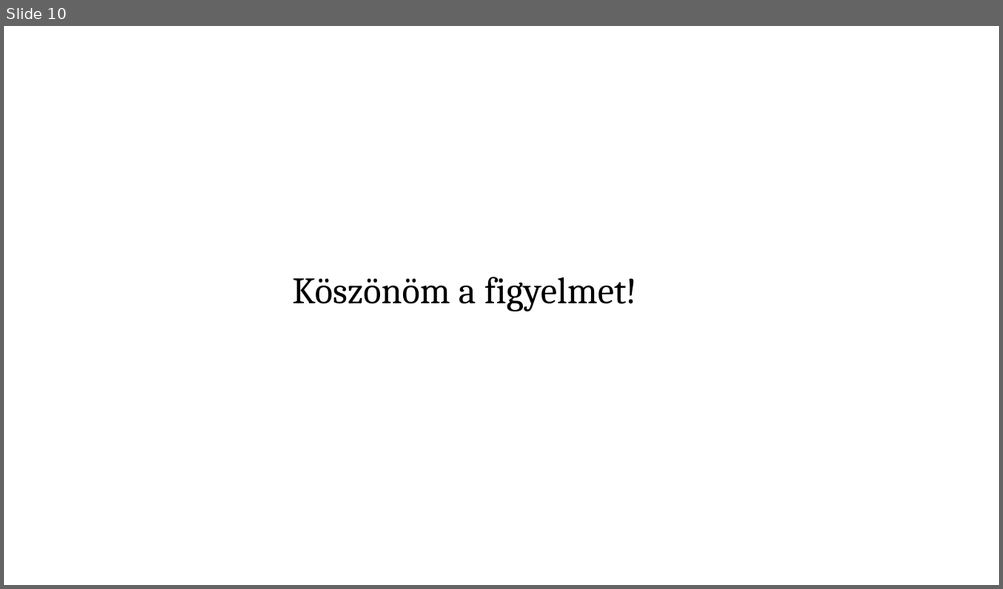
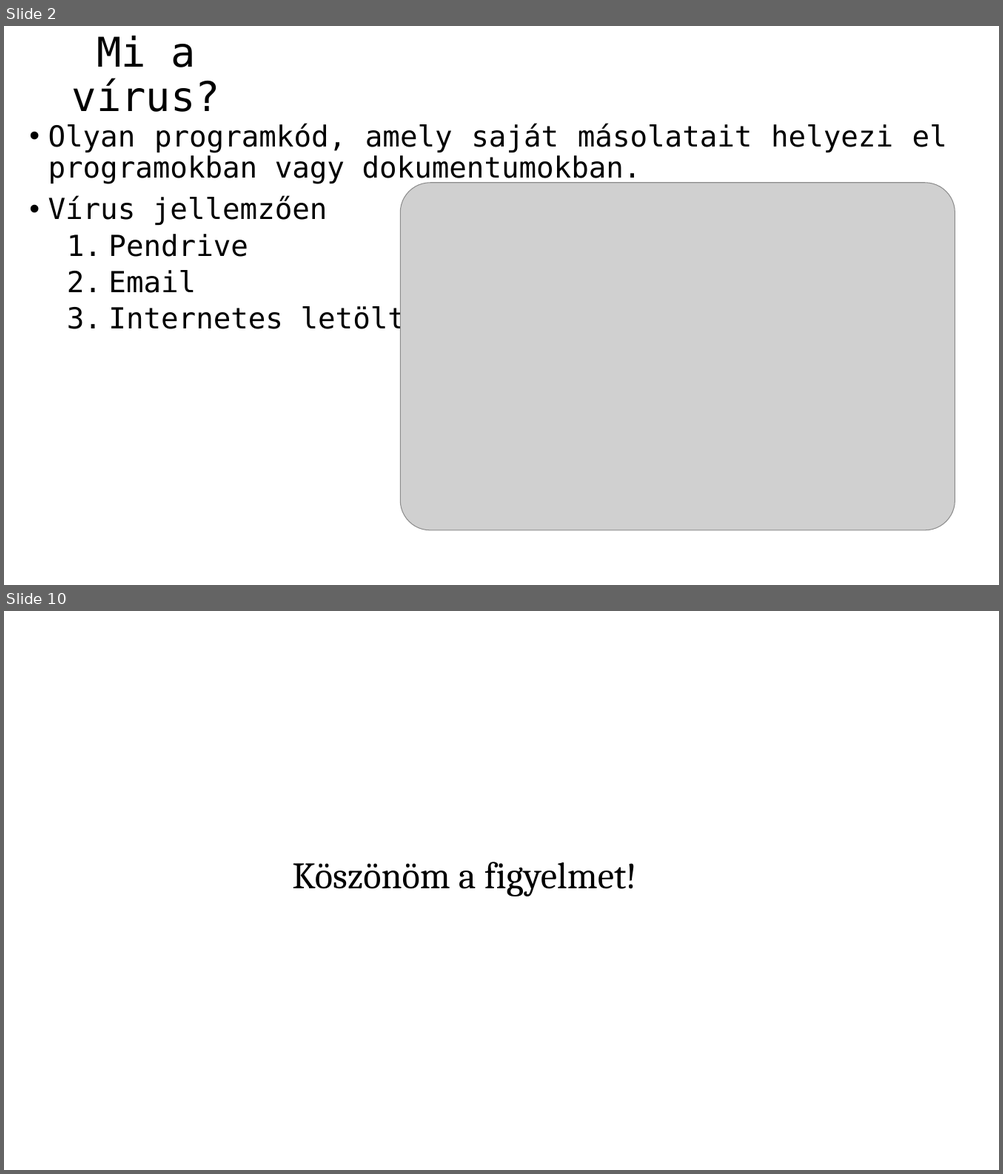
Before and after one commit to somodikonrad/Paprika, a slide deck: Beadandó SK.pptx. Shown one above the other, each under a label of ours: slide 10 before the commit, slides 2 and 10 after it; the slides between them are not shown. The pictures are 1003x589 and 1003x1174 pixels, drawn with LibreOffice and Linux fonts; fonts in the diff are those of the drawing; grey boxes stand for pictures. Boxes give left, top, right and bottom in pixels: in the first picture for what was removed or moved away, otherwise in the second. Text is boxed around its words. In the diff, an @@ line names an element or a change of style, - is before the commit and + after.

```diff
--- a/Beadandó SK.pptx
+++ b/Beadandó SK.pptx
@@ slide 2 added at (x1=4, y1=26, x2=999, y2=585), background #FFFFFF @@
@@ title added at (x1=72, y1=36, x2=220, y2=112), 39.6 pt, text #000000 @@
+Mi a vírus?
@@ text added at (x1=48, y1=123, x2=947, y2=335), 28 pt, text #000000 @@
+• Olyan programkód, amely saját másolatait helyezi el programokban vagy dokumentumokban.
+• Vírus jellemzően
+  1. Pendrive
+  2. Email
+  3. Internetes letöltések
@@ picture added at (x1=400, y1=183, x2=955, y2=531) @@
```
Also in this commit, not shown: 1 slide changed, 7 other slides added, 8 slides removed.
